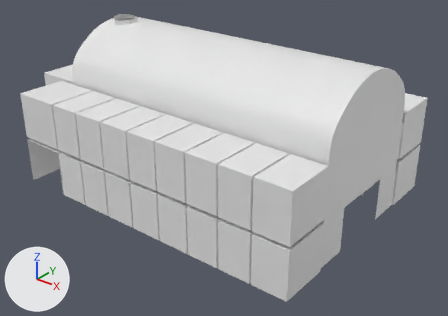
Renders of the FBX model Assets/Art/Level_1/L1_Walls2.fbx from each side of a commit.
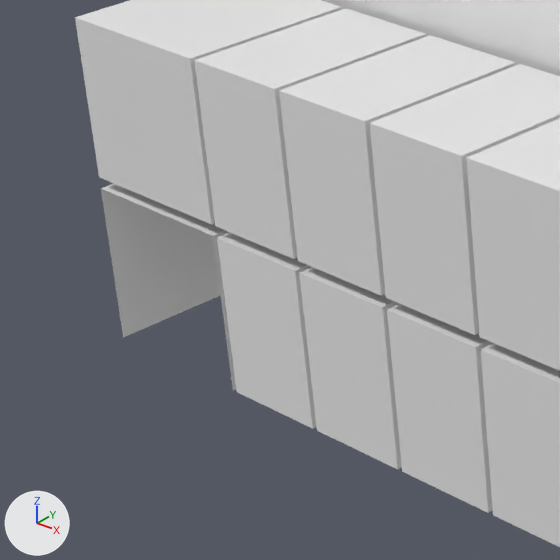
Each version appears first whole from a 50 mm lens placed at (8.11, -44.77, 18.39), pointed at (-12.97, -18.42, 2.05), and next in a close-up on the part from 0% to 34% of the width and 28% to 76% of the height. The axes (+X, +Y, +Z) are drawn at lower left. The lights are the same throughout.

Objects in the first close-up: 'Walls'.
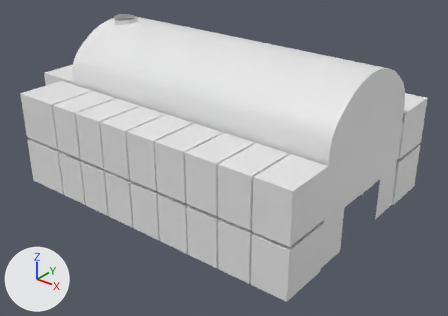
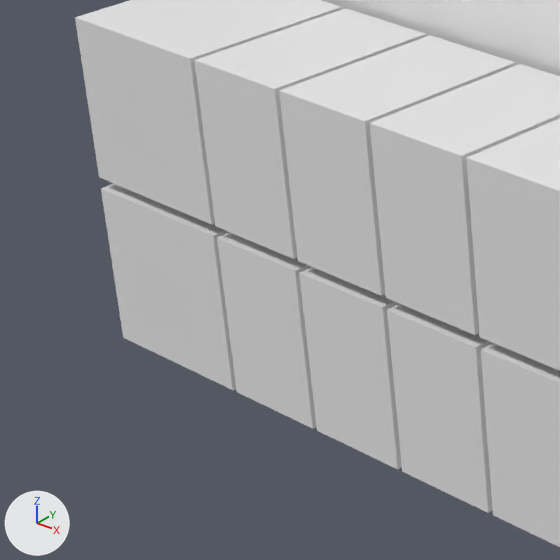
Where the change shows, as pixel boxes (x1, y1, x2, y2) in the close-ups (560 x 560 px):
part 1 of me_plane_020, built on: before (213, 231, 229, 270); after (101, 189, 233, 390)

What changed in the scene script:
```text
Change me_plane_020:
    used by ob_walls; location = (0.0, 0.0, 0.0)
    remove me_plane_020.from_pydata(...)  # 13757 vertices, 13231 faces; spans x -25.2..-3.9, y -25.2..-10.9, z 0.0..9.5
    add me_plane_020.from_pydata(...)  # 13787 vertices, 13272 faces; spans x -25.2..-3.9, y -25.2..-10.9, z 0.0..9.5
    me_plane_020 part 1
    1 vertex is removed from x -20.1, y -24.4, z 2.5
    8 faces are deleted
    1 vertex moves within x -20.0, y -24.4, z 2.5
    2 vertices are added at (-20.0, -24.4, 2.5), (-20.9, -25.2, 2.6)
    10 new vertices lie (0.5, 0.0, 0.0) away from vertices in x -23.0, y -25.2, z 0.0..2.5
    10 new vertices lie (0.5, 0.0, 0.0) away from vertices in x -22.5, y -25.2, z 0.0..2.5
    9 new vertices lie (-0.9, 0.0, 0.0) away from vertices in x -20.1, y -25.2, z 0.0..2.2
    49 new faces join them
```
